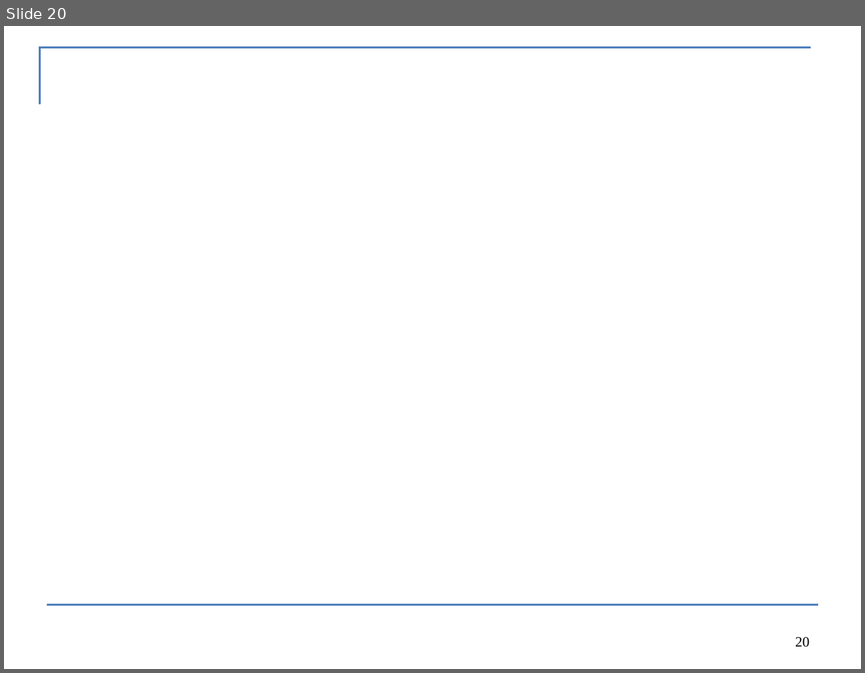
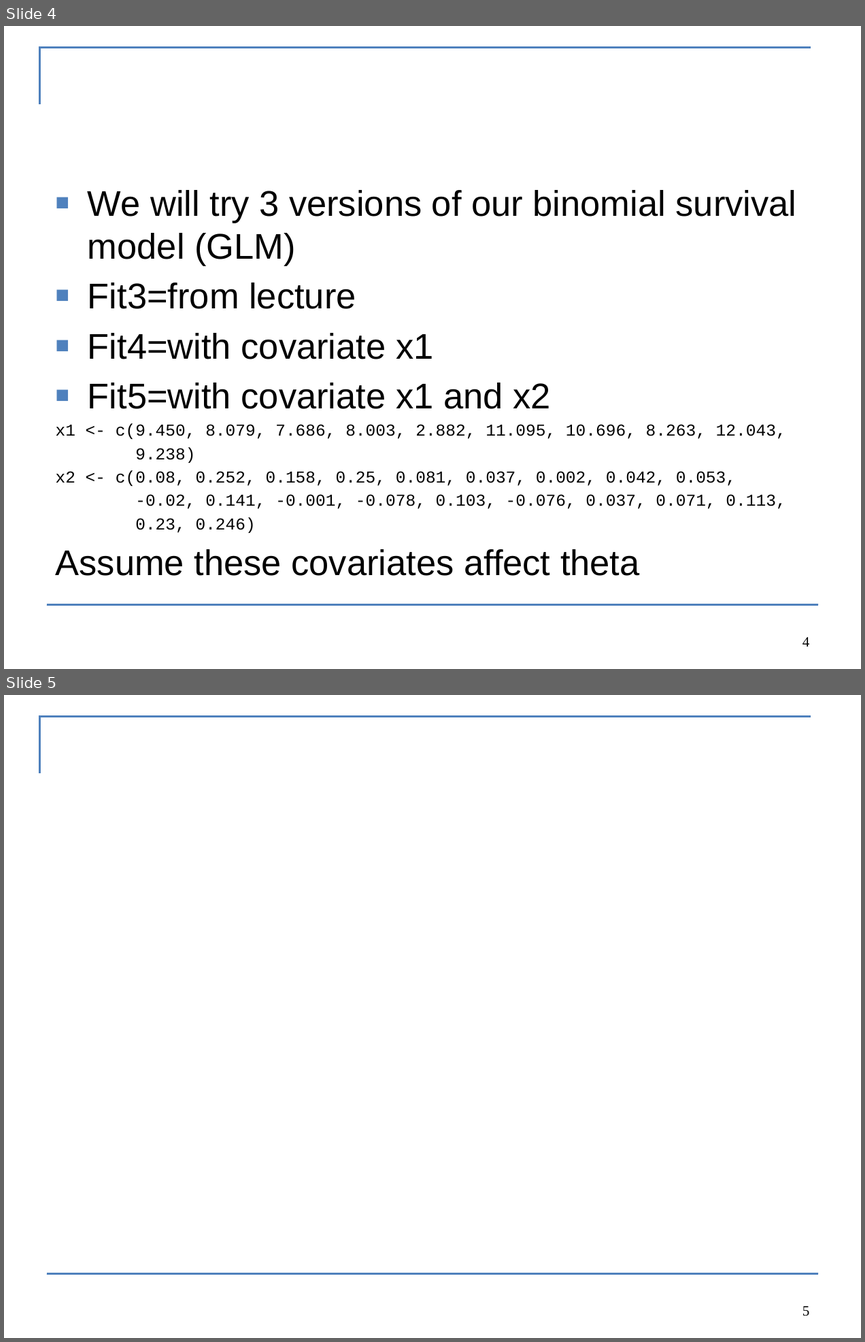
Before and after one commit to colemonnahan/bayes_workshop, a slide deck: dia3/lab3_selection.pptx. Shown one above the other, each under a label of ours: slide 20 before the commit, slides 4 and 5 after it. The pictures are 865x673 and 865x1342 pixels, drawn with LibreOffice and Linux fonts; fonts in the diff are those of the drawing. Boxes give left, top, right and bottom in pixels: in the first picture for what was removed or moved away, otherwise in the second. Text is boxed around its words. In the diff, an @@ line names an element or a change of style, - is before the commit and + after.

```diff
--- a/dia3/lab3_selection.pptx
+++ b/dia3/lab3_selection.pptx
@@ slide 4 added at (4,26,861,669), background #FFFFFF; not listed: 2 template elements that a slide beside it also shows @@
@@ text added at (56,190,797,575), 14 pt, text #000000 @@
+■ We will try 3 versions of our binomial survival model (GLM)
+■ Fit3=from lecture
+■ Fit4=with covariate x1
+■ Fit5=with covariate x1 and x2
+x1 <- c(9.450, 8.079, 7.686, 8.003, 2.882, 11.095, 10.696, 8.263, 12.043,
+9.238)
+x2 <- c(0.08, 0.252, 0.158, 0.25, 0.081, 0.037, 0.002, 0.042, 0.053,
+-0.02, 0.141, -0.001, -0.078, 0.103, -0.076, 0.037, 0.071, 0.113,
+0.23, 0.246)
+Assume these covariates affect theta
@@ page number added at (802,637,809,646), 12 pt, text #000000 @@
+4
@@ what was slide 20 is now slide 5 @@
@@ page number at (802,1306,809,1316): text changed @@
-20
+5
```
Also in this commit, not shown: 2 slides changed, 3 other slides added, 17 slides removed, 4 other files.
